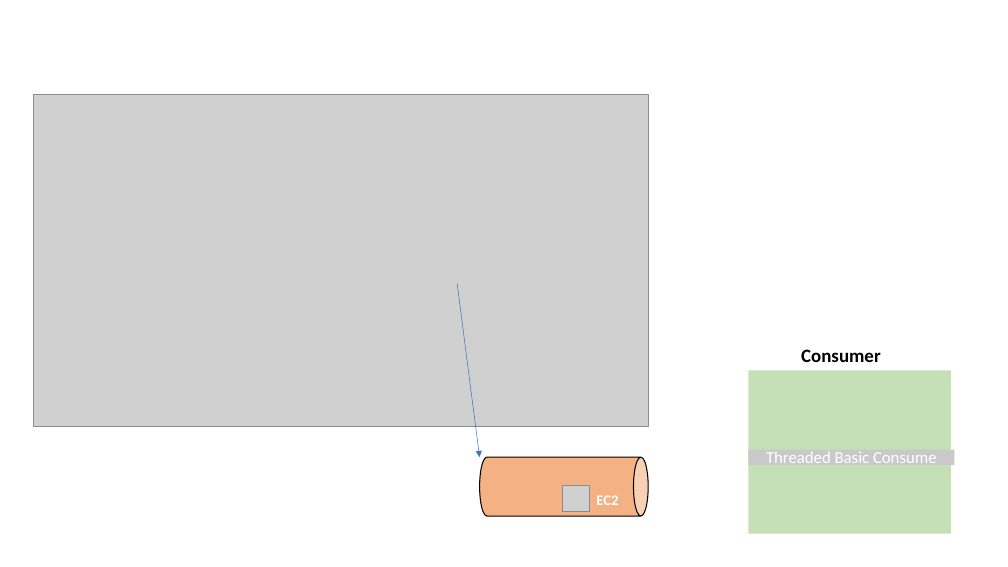
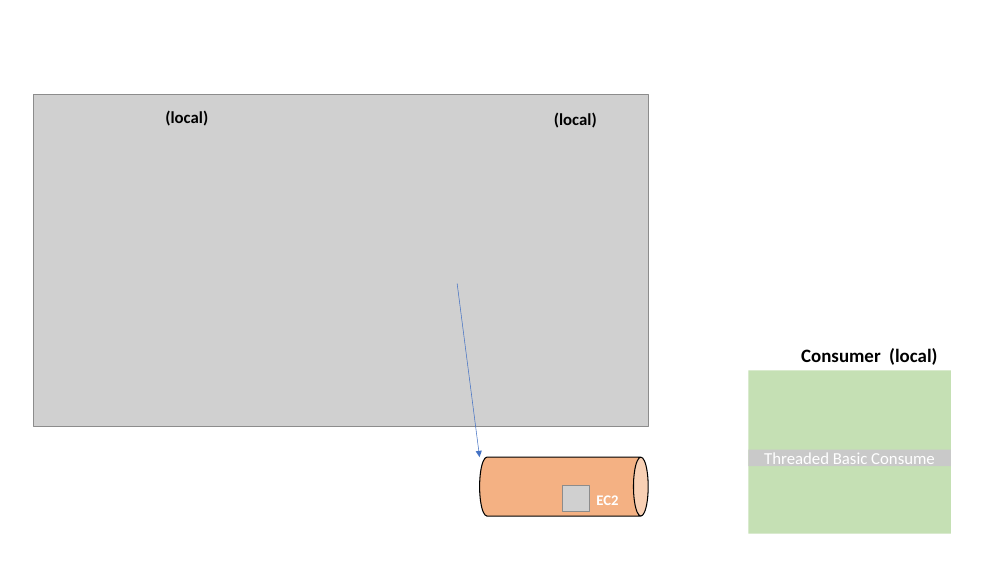
Before and after one commit to fjprobos/CS6650-Distributed-System, a slide deck: slide 3 of lab6/CS6650 Lab 6.pptx. Drawn at 1008x567 pixels with LibreOffice and Linux fonts; fonts in the diff are those of the drawing; grey boxes stand for pictures. Boxes give left, top, right and bottom in pixels: in the first picture for what was removed or moved away, otherwise in the second. Text is boxed around its words. In the diff, an @@ line names an element or a change of style, - is before the commit and + after.

```diff
--- a/lab6/CS6650 Lab 6.pptx
+++ b/lab6/CS6650 Lab 6.pptx
@@ text added at (x1=165, y1=110, x2=208, y2=126), 16 pt, text #000000, bold @@
+(local)
@@ text added at (x1=554, y1=112, x2=597, y2=128), 16 pt, text #000000, bold @@
+(local)
@@ text at (x1=801, y1=348, x2=937, y2=365): text changed @@
-Consumer
+Consumer (local)
@@ rectangle "Threaded Basic Consume" resized from (x1=749, y1=450, x2=955, y2=465) to (x1=749, y1=450, x2=951, y2=467) @@
```
Also in this commit, not shown: 9 slides added.
